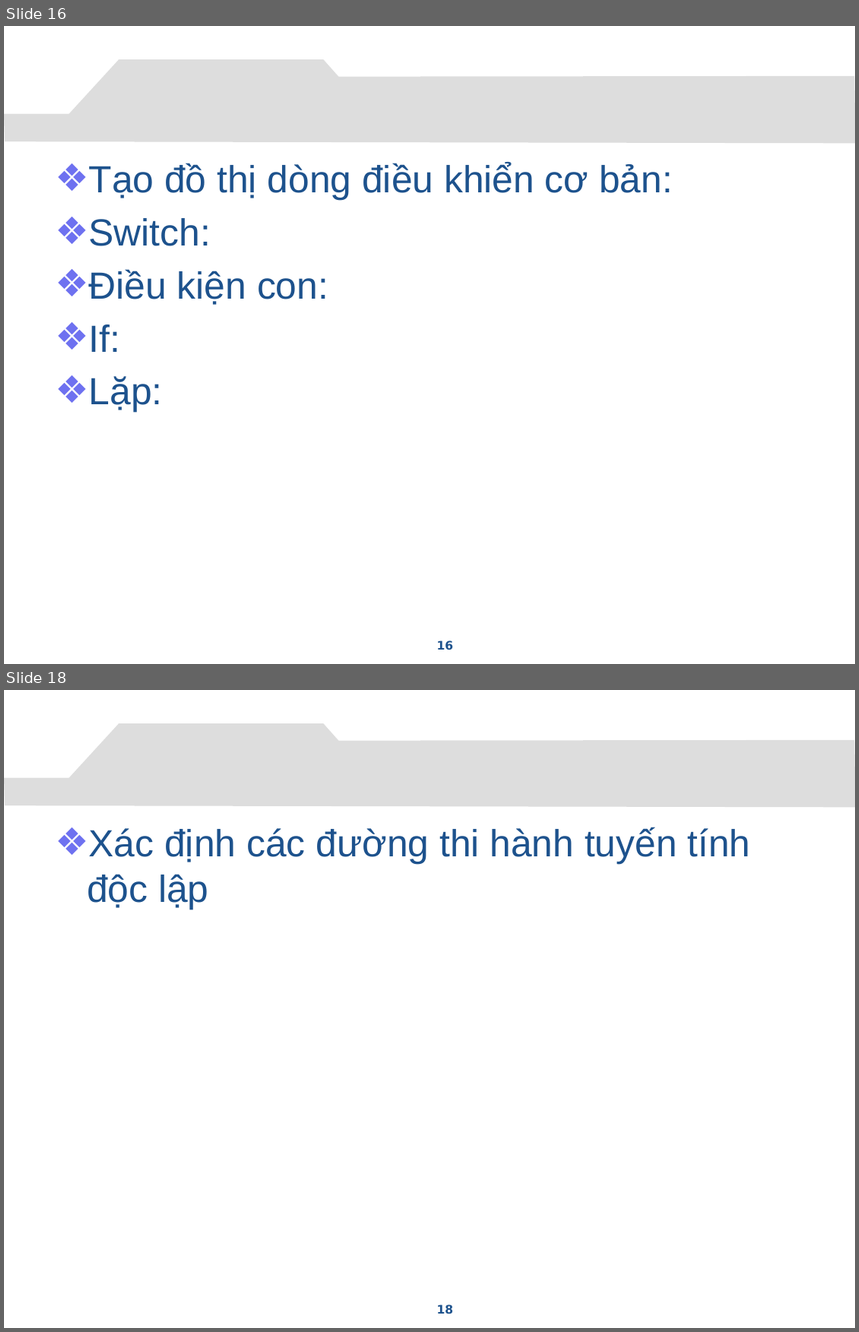
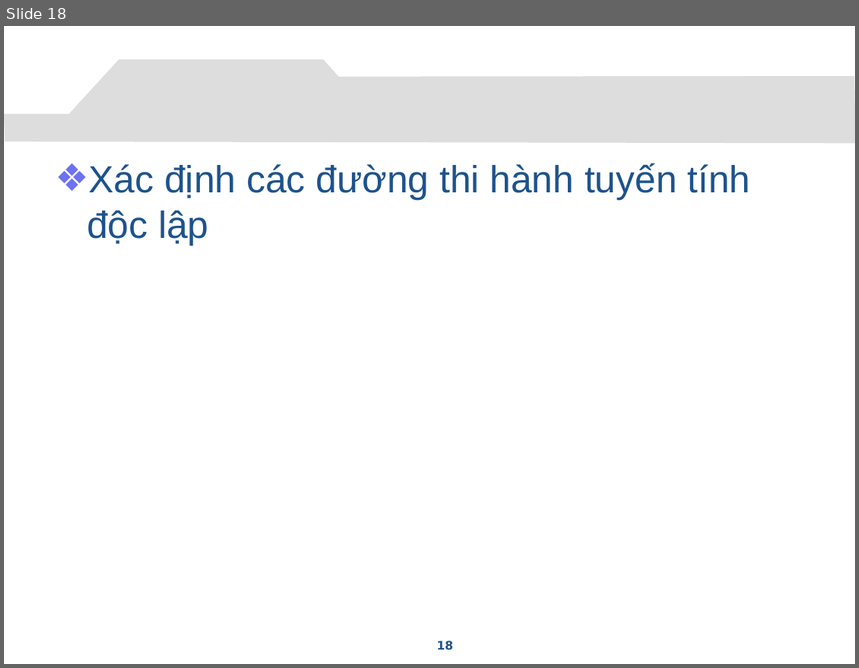
Before and after one commit to congcuong-cse/autotesting-lvtn, a slide deck: Document/Presentation.pptx. Shown one above the other, each under a label of ours: slides 16 and 18 before the commit, slide 18 after it; the slides between them are not shown. The pictures are 859x1332 and 859x668 pixels, drawn with LibreOffice and Linux fonts; fonts in the diff are those of the drawing; background and template pictures are left out. Boxes give left, top, right and bottom in pixels: in the first picture for what was removed or moved away, otherwise in the second. Text is boxed around its words. In the diff, an @@ line names an element or a change of style, - is before the commit and + after.

```diff
--- a/Document/Presentation.pptx
+++ b/Document/Presentation.pptx
@@ slide 16 removed at (x1=4, y1=26, x2=855, y2=664), background picture (left out); not listed: 1 template element that a slide beside it also shows @@
@@ text removed at (x1=89, y1=163, x2=673, y2=413) @@
-❖ Tạo đồ thị dòng điều khiển cơ bản:
-❖ Switch:
-❖ Điều kiện con:
-❖ If:
-❖ Lặp:
@@ page number removed at (x1=437, y1=641, x2=454, y2=651) @@
-16
```
Also in this commit, not shown: 2 slides changed, 1 slide added.
